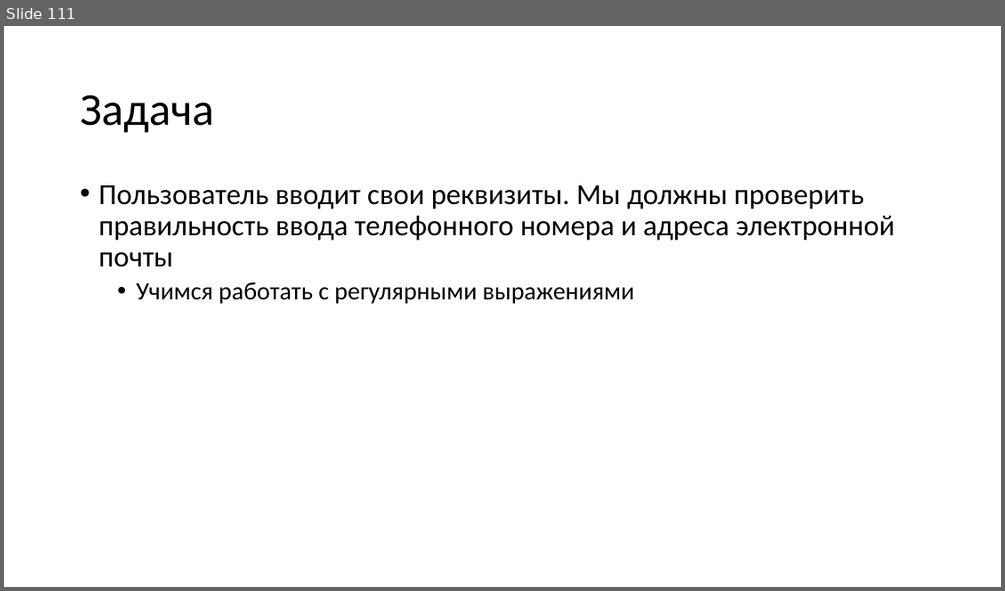
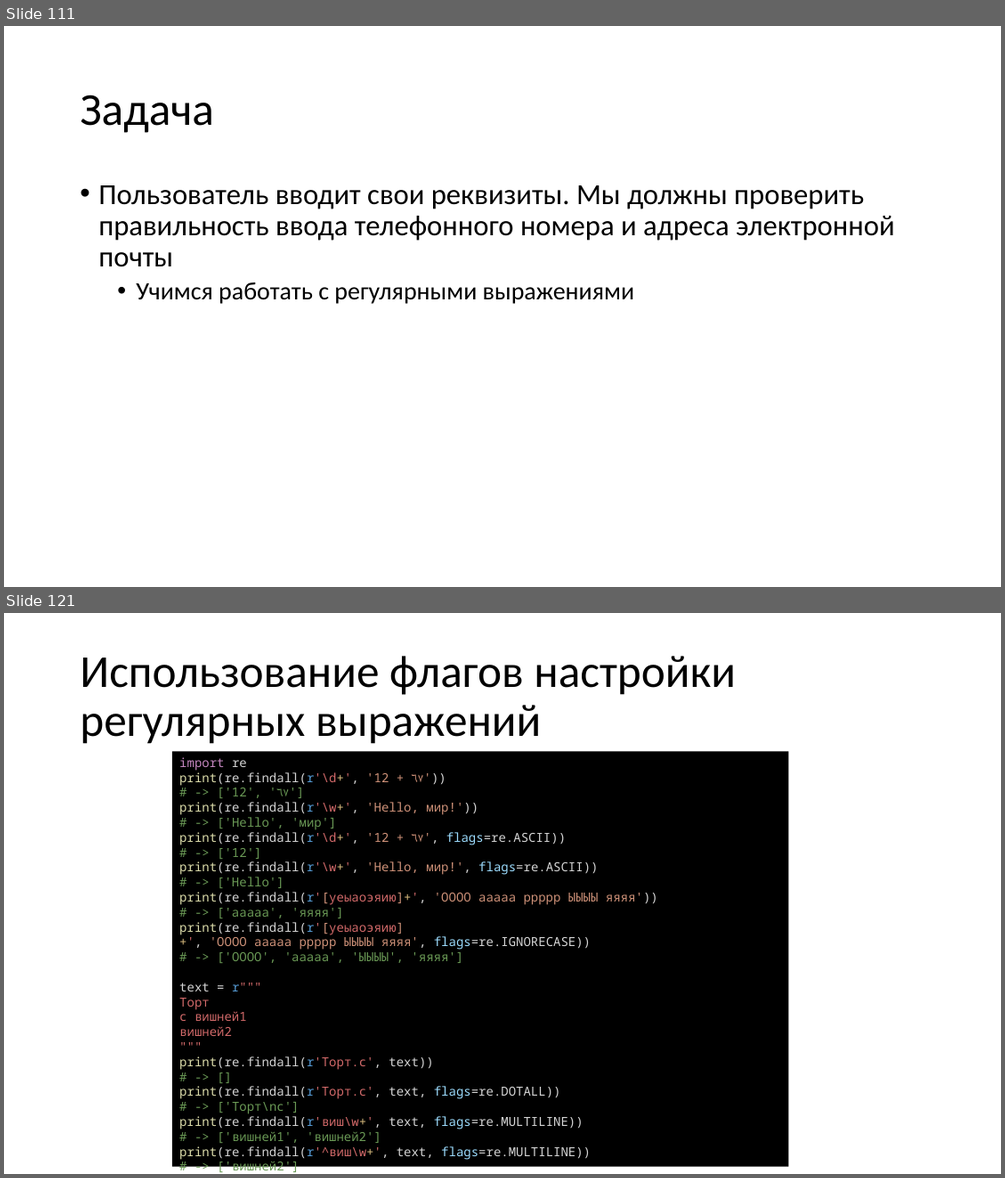
Before and after one commit to paveltsytovich/telegram-course, a slide deck: Presentation/Разработка ботов для телеграмм на Python.pptx. Shown one above the other, each under a label of ours: slide 111 before the commit, slides 111 and 121 after it; the slides between them are not shown. The pictures are 1005x591 and 1005x1178 pixels, drawn with LibreOffice and Linux fonts; fonts in the diff are those of the drawing. Boxes give left, top, right and bottom in pixels: in the first picture for what was removed or moved away, otherwise in the second. Text is boxed around its words. In the diff, an @@ line names an element or a change of style, - is before the commit and + after.

```diff
--- a/Presentation/Разработка ботов для телеграмм на Python.pptx
+++ b/Presentation/Разработка ботов для телеграмм на Python.pptx
@@ slide 121 added at [4,613,1001,1174], background #FFFFFF @@
@@ title added at [80,656,736,744], 44 pt, text #000000 @@
+Использование флагов настройки регулярных выражений
@@ rectangle added at [172,751,788,1167], fill #000000, 12 pt, text #D4D4D4 @@
+import re
+print(re.findall(r'\d+', '12 + ٦٧'))
+# -> ['12', '٦٧']
+print(re.findall(r'\w+', 'Hello, мир!'))
+# -> ['Hello', 'мир']
+print(re.findall(r'\d+', '12 + ٦٧', flags=re.ASCII))
+# -> ['12']
+print(re.findall(r'\w+', 'Hello, мир!', flags=re.ASCII))
+# -> ['Hello']
+print(re.findall(r'[уеыаоэяию]+', 'ОООО ааааа ррррр ЫЫЫЫ яяяя'))
+# -> ['ааааа', 'яяяя']
+print(re.findall(r'[уеыаоэяию]+', 'ОООО ааааа ррррр ЫЫЫЫ яяяя', flags=re.IGNORECASE))
+# -> ['ОООО', 'ааааа', 'ЫЫЫЫ', 'яяяя']
+text = r"""
+Торт
+с вишней1
+вишней2
+"""
+print(re.findall(r'Торт.с', text))
+# -> []
+print(re.findall(r'Торт.с', text, flags=re.DOTALL))
+# -> ['Торт\nс']
+print(re.findall(r'виш\w+', text, flags=re.MULTILINE))
+# -> ['вишней1', 'вишней2']
+print(re.findall(r'^виш\w+', text, flags=re.MULTILINE))
+# -> ['вишней2']
```
Also in this commit, not shown: 11 other slides added, 1 other file.
